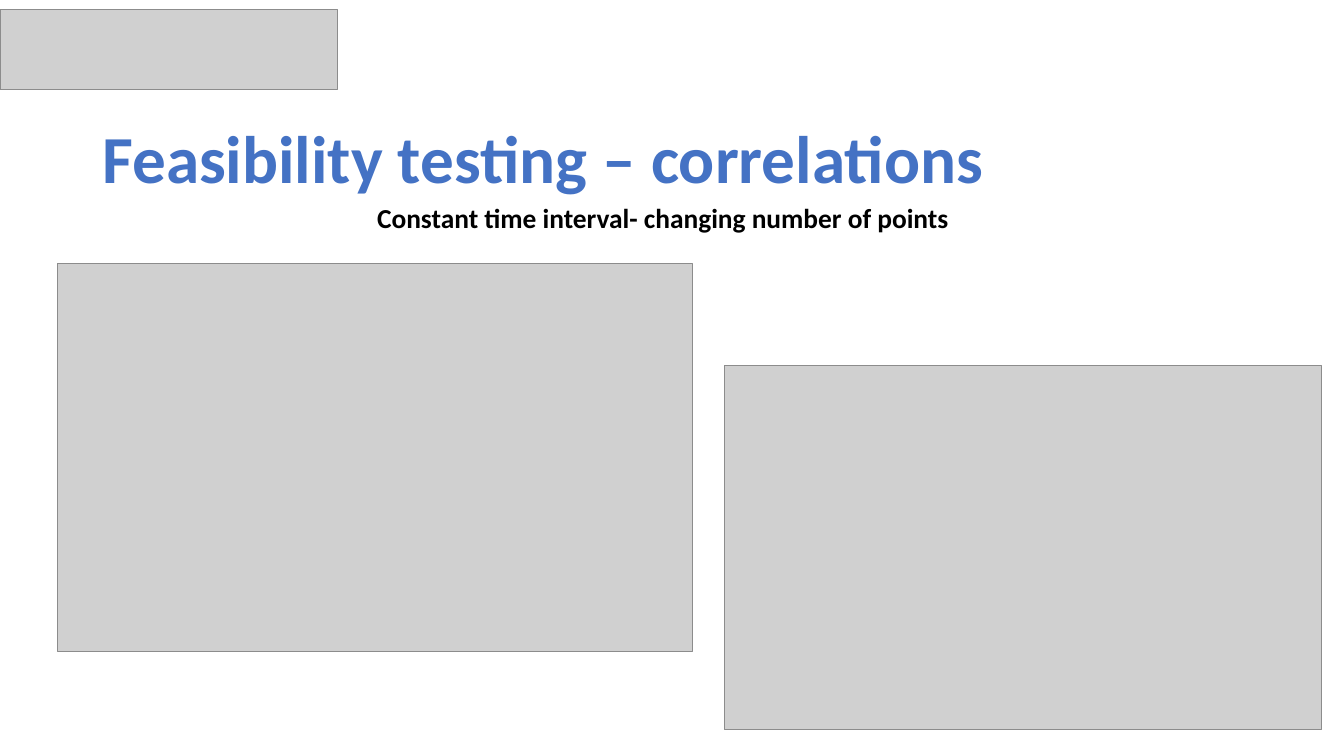
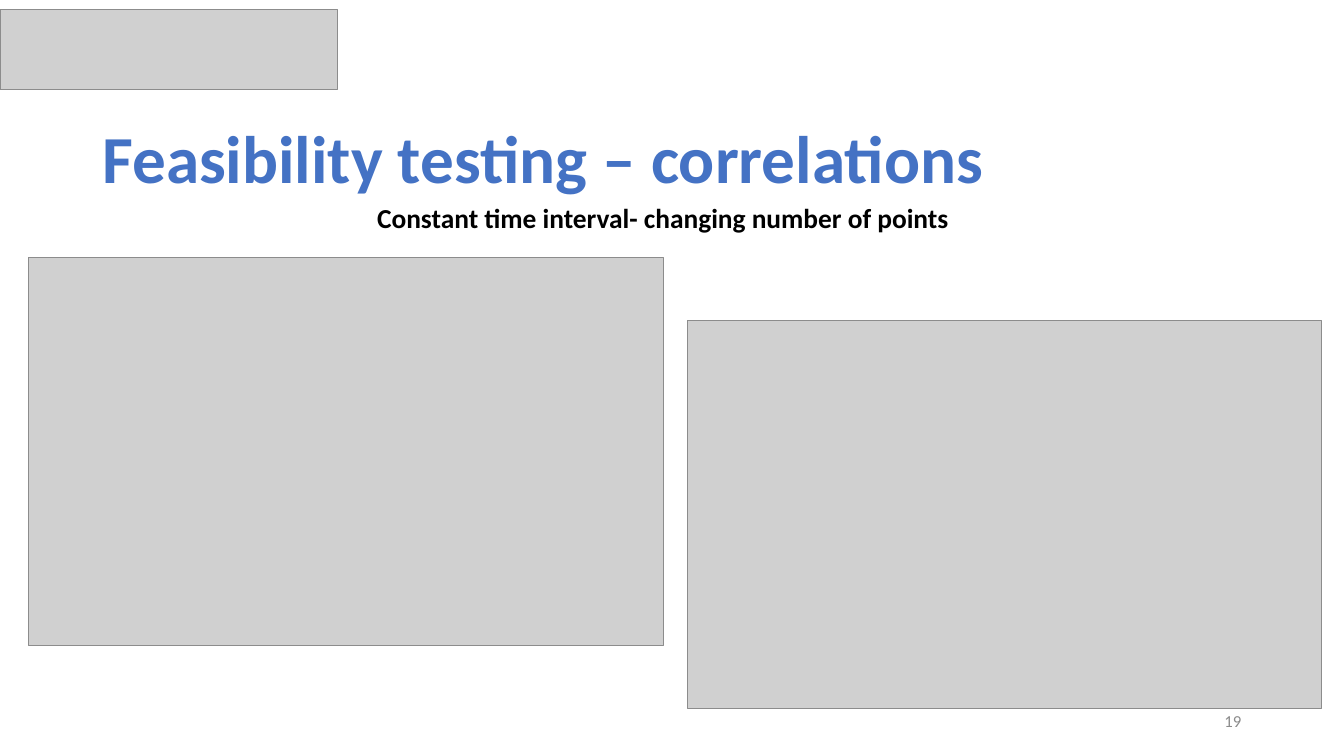
Before and after one commit to ommersh/Final-Project, a slide deck: slide 19 of Capstone Project Phase B–23-2-D-17.pptx (slide 18 before the commit). Drawn at 1344x756 pixels with LibreOffice and Linux fonts; fonts in the diff are those of the drawing; grey boxes stand for pictures. Boxes give left, top, right and bottom in pixels: in the first picture for what was removed or moved away, otherwise in the second. Text is boxed around its words. In the diff, an @@ line names an element or a change of style, - is before the commit and + after.

```diff
--- a/Capstone Project Phase B–23-2-D-17.pptx
+++ b/Capstone Project Phase B–23-2-D-17.pptx
@@ picture: place and size @@
-picture at bbox=[57, 263, 692, 651]
+picture at bbox=[29, 258, 663, 646]
@@ picture: place and size @@
-picture at bbox=[725, 365, 1322, 730]
+picture at bbox=[688, 321, 1323, 709]
@@ page number added at bbox=[1224, 716, 1241, 727], 12 pt, text #8C8C8C @@
+19
```
Also in this commit, not shown: 18 other slides changed, 8 slides added, 2 slides removed, 2 other files.
